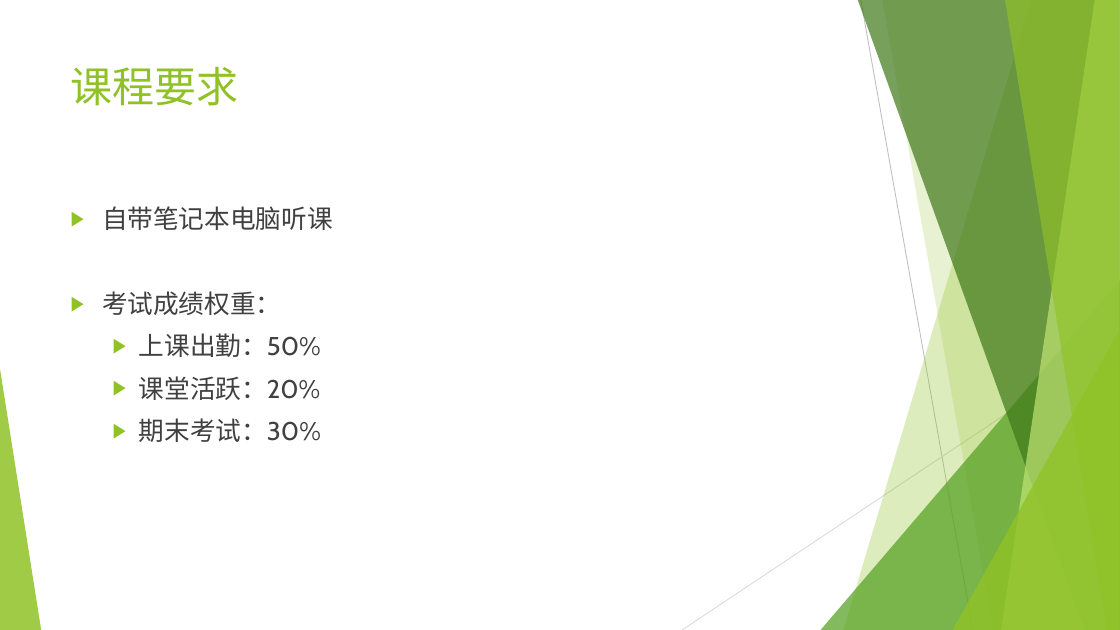
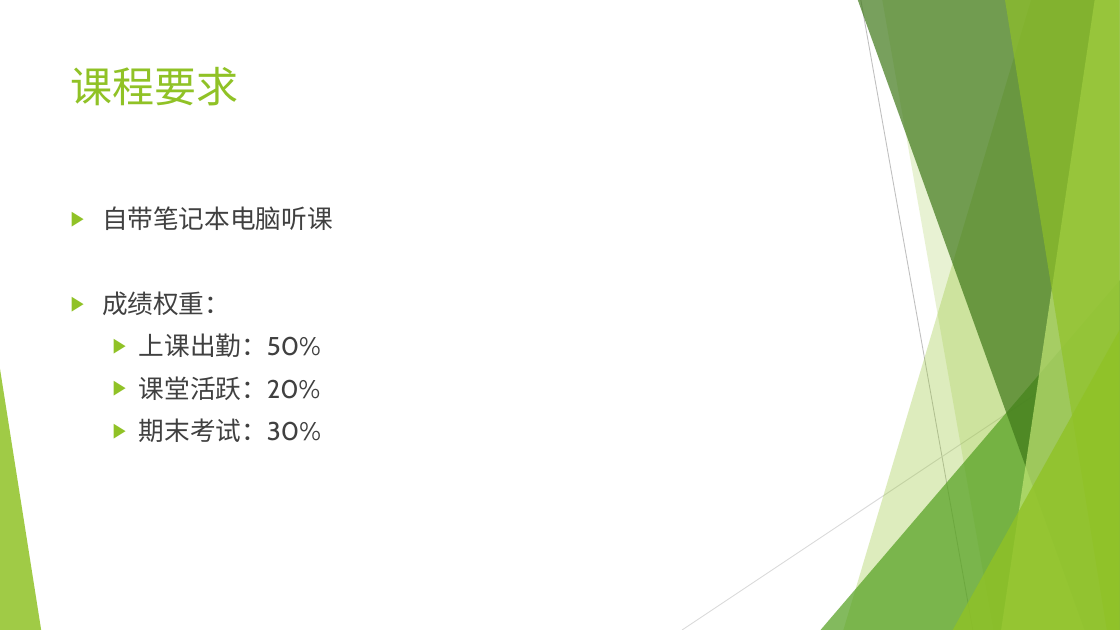
Before and after one commit to wangyi-fudan/BIOL130173, a slide deck: slide 3 of 0_why_and_how.pptx. Drawn at 1120x630 pixels with LibreOffice and Linux fonts; fonts in the diff are those of the drawing. Boxes give left, top, right and bottom in pixels: in the first picture for what was removed or moved away, otherwise in the second. Text is boxed around its words. In the diff, an @@ line names an element or a change of style, - is before the commit and + after.

```diff
--- a/0_why_and_how.pptx
+++ b/0_why_and_how.pptx
@@ text at (102, 291, 230, 315): text changed @@
-▶ 考试成绩权重：
+▶ 成绩权重：
```
Also in this commit, not shown: 1 other slide changed, 9 slides added.
